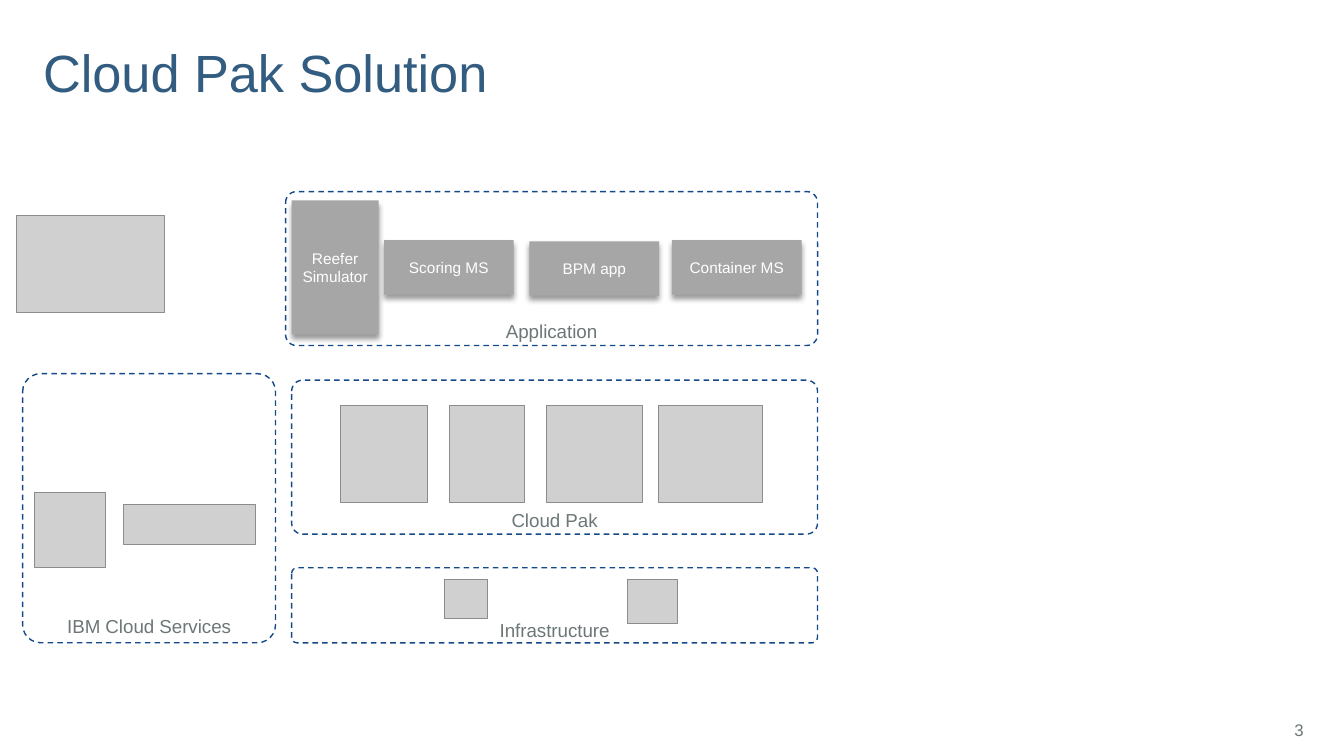
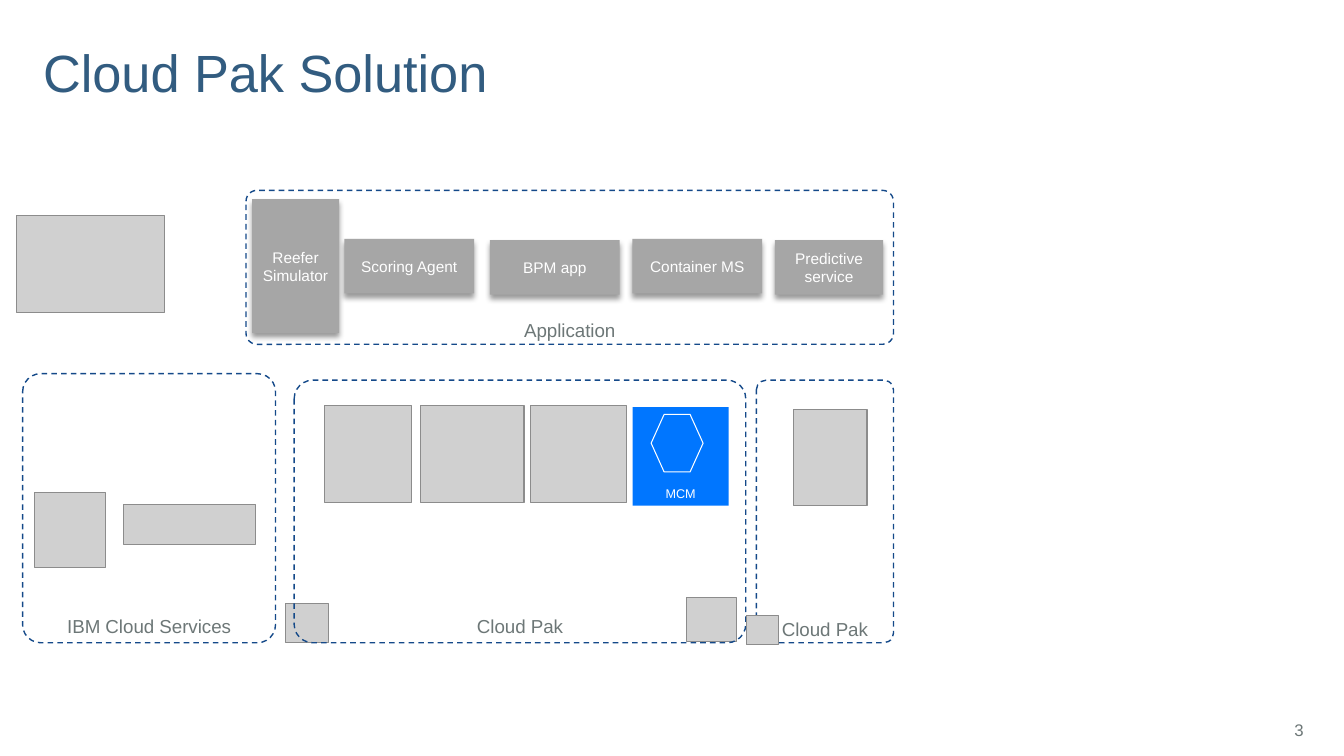
Before and after one commit to ibm-cloud-architecture/refarch-reefer-ml, a slide deck: slide 3 of docs/diagrams.pptx. Drawn at 1344x756 pixels with LibreOffice and Linux fonts; fonts in the diff are those of the drawing; grey boxes stand for pictures; background and template pictures are left out. Boxes give left, top, right and bottom in pixels: in the first picture for what was removed or moved away, otherwise in the second. Text is boxed around its words. In the diff, an @@ line names an element or a change of style, - is before the commit and + after.

```diff
--- a/docs/diagrams.pptx
+++ b/docs/diagrams.pptx
@@ rounded rectangle "Application": place and size @@
-rounded rectangle "Application" at <box>285,192,818,346</box>
+rounded rectangle "Application" at <box>246,191,893,345</box>
@@ 4 rectangles: place and size @@
-4 rectangles at <box>291,201,803,335</box>
+4 rectangles at <box>252,200,762,334</box>
@@ text in rectangle at <box>361,261,457,275</box>: text changed @@
-Scoring MS
+Scoring Agent
@@ rectangle added at <box>775,240,883,294</box>, fill #A6A6A6, 11 pt, text #FFFFFF @@
+Predictive service
@@ rounded rectangle "Cloud Pak": place and size @@
-rounded rectangle "Cloud Pak" at <box>291,380,818,534</box>
+rounded rectangle "Cloud Pak" at <box>294,380,746,643</box>
@@ rounded rectangle added at <box>756,380,893,643</box>, outline #144989 1 pt dashed, 13.3 pt, text #6D7777 @@
+Cloud Pak
@@ picture: place and size @@
-picture at <box>341,405,427,502</box>
+picture at <box>325,405,411,502</box>
@@ picture: place and size @@
-picture at <box>658,405,762,502</box>
+picture at <box>420,405,524,502</box>
@@ picture: place and size @@
-picture at <box>546,405,642,502</box>
+picture at <box>530,405,626,502</box>
@@ rectangle added at <box>633,407,729,506</box>, fill #0076FF, 9 pt, text #FFFFFF @@
+MCM
@@ hexagon added at <box>651,414,704,472</box>, outline #FFFFFF 0.75 pt @@
@@ picture: place and size @@
-picture at <box>450,405,524,502</box>
+picture at <box>793,409,867,505</box>
@@ rounded rectangle removed at <box>291,568,818,642</box> @@
-Infrastructure
@@ picture: place and size @@
-picture at <box>627,580,678,623</box>
+picture at <box>687,598,737,641</box>
@@ picture: place and size @@
-picture at <box>445,580,487,619</box>
+picture at <box>285,604,328,643</box>
@@ picture added at <box>746,616,778,645</box> @@
```
Also in this commit, not shown: 47 other files.
